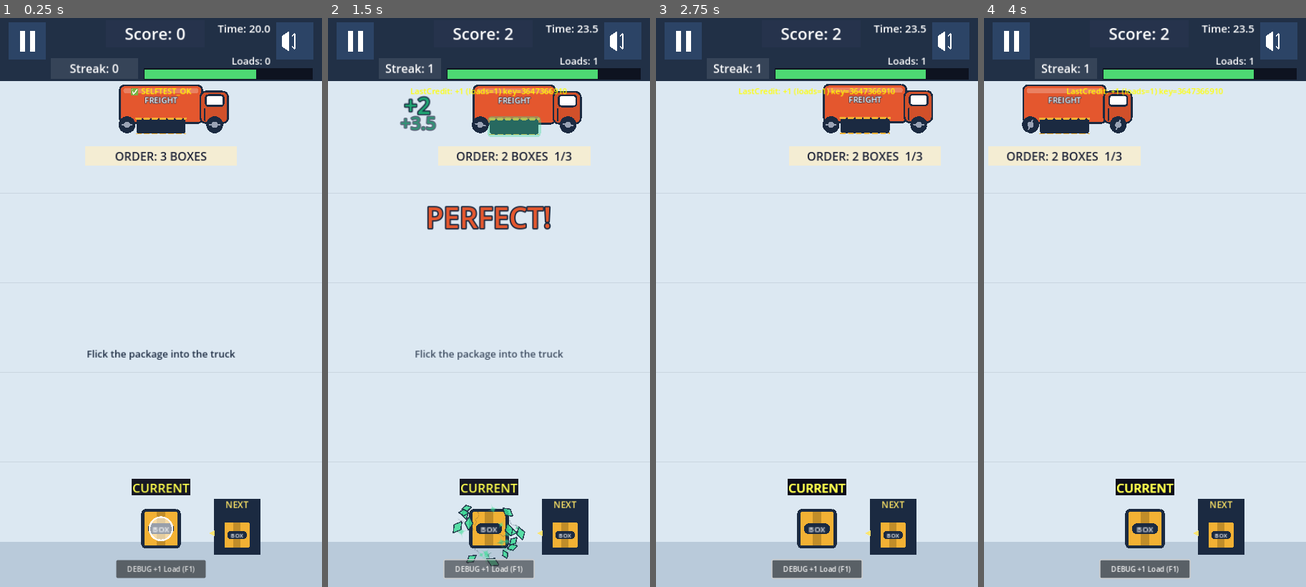
Above: before the commit, frames 1-4 (left to right).
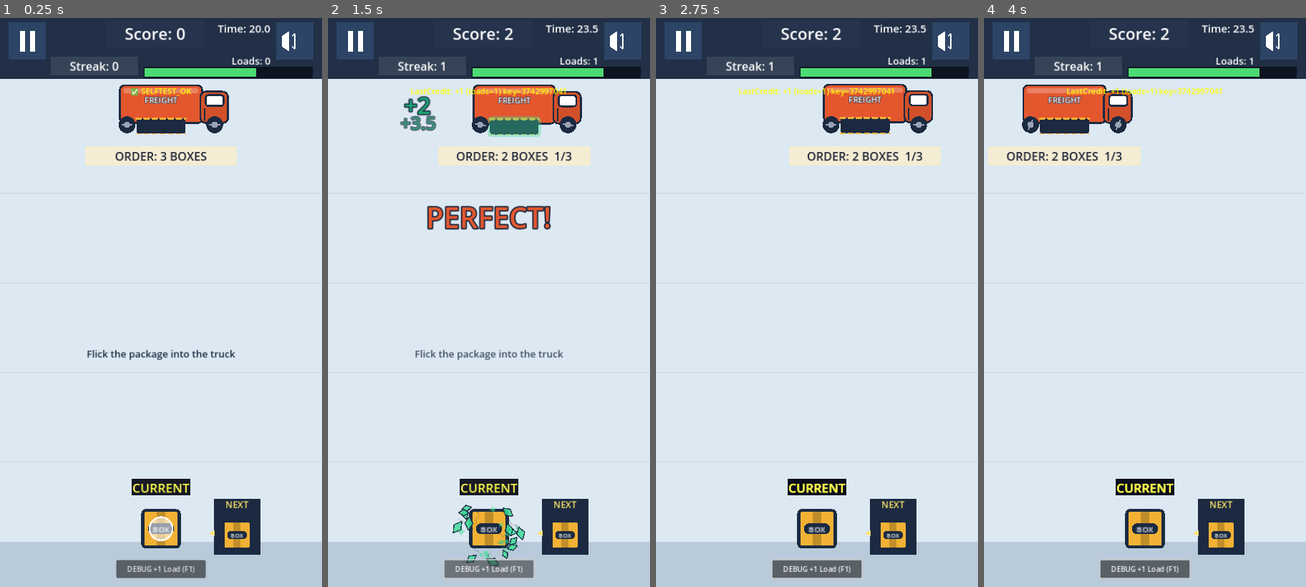
Above: after the commit, the same moments.

Repository: shaharFranses/flick-freight
Game: Godot game, scene res://scenes/main.tscn
Same seed, same stepped clock (60 frames per second), same inputs: the game is played once before the commit and once after it.
Inputs (mouse positions are in pixels of both pictures, inside the frame that each line leads up to):
- Up to frame 1 (0.25 s): no input
- Up to frame 2 (1.5 s): move the mouse to (559, 274) at 0.52 s; click (559, 274) at 0.67 s; tap Space (ui_select) at 0.77 s; click "DEBUG +1 Load (F1)" at 1.25 s
- Up to frame 3 (2.75 s): drag from (752, 330) to (891, 131) at 2.02 s
- Up to frame 4 (4 s): move the mouse to (1177, 171) at 2.77 s; click (1177, 171) at 2.92 s; drag from (1128, 416) to (1048, 217) at 3.52 s

The runs differ from the first frame. In frame 1, 0.9% of the frame differs, in the area x 0-100%, y 7-12%; in frame 2, 1.2%; in frame 3, 1.2%; in frame 4, 1.2%, in the area x 0-100%, y 7-14%.

Commit message:
r4n: pops re-checked vs LIVE truck/ticket rects every frame (y-only float); FF rim console log + RIM BOUNCE label 0.8s; ring 5px+3px navy edge, child of truck; x3 orange / x4 gold apart; HUD band 145 (roof ~15px); streak plate pinned

Diff:
--- a/scripts/game_manager.gd
+++ b/scripts/game_manager.gd
@@ -1031,6 +1031,8 @@
 	score_label.add_theme_constant_override("outline_size", 8)
 	score_label.z_index = 100
 	world.add_child(score_label)
+	if _ui and _ui.has_method("_track_pop_clear"):
+		_ui._track_pop_clear(score_label)  # r4n: re-checked against the live truck rect every frame
 	var tween = score_label.create_tween()
 	tween.set_parallel(true)
 	tween.tween_property(score_label, "position:y", 166.0, 0.5 * dm).set_trans(Tween.TRANS_QUAD).set_ease(Tween.EASE_OUT)
--- a/scripts/truck_bay.gd
+++ b/scripts/truck_bay.gd
@@ -217,6 +217,10 @@
 				if gm_ref and gm_ref.has_method("play_sfx"):
 					gm_ref.play_sfx("thunk")
 				print("  🔩 RIM BOUNCE side=%d" % side)
+				print("FF rim: bounce tx=%.1f bay=%.1f dx=%.1f type=%s" % [package_center.x, bay_global_x, abs(package_center.x - bay_global_x), ctype])
+				var _uim = get_node_or_null("/root/Main/UIManager")
+				if _uim and _uim.has_method("show_rim_label"):
+					_uim.show_rim_label(global_position)
 		if !vel_ok:
 			print("  ❌ REJECT: Velocity too low (%.1f px/s < 200 px/s)" % velocity.length())
 		scored_packages.erase(package_root)
--- a/scripts/ui_manager.gd
+++ b/scripts/ui_manager.gd
@@ -609,14 +609,15 @@
 	# Streak moves right of the Pause button when Pause grows past its row
 	var streak_plate = ui.get_node_or_null("StreakPlate")
 	if streak_plate:
-		streak_plate.position = Vector2(20.0 if 20.0 + btn <= 92.0 else 20.0 + btn + 10.0, 100.0)
+		streak_plate.position = Vector2(20.0 if 20.0 + btn <= 92.0 else 20.0 + btn + 10.0, 96.0)
+		streak_plate.size = Vector2(196.0, 42.0)  # pinned width/height
 	var backing = ui.get_node_or_null("HUDBacking")
 	if backing:
-		backing.size.y = max(150.0, 20.0 + btn + 8.0)
+		backing.size.y = max(145.0, 20.0 + btn + 8.0)  # truck roof (y 160) keeps ~15 px clearance
 	# r5: timer bar sits right of the Streak plate, below Loads, inside the HUD strip
 	if timer_bar_bg and streak_plate:
 		var bl = streak_plate.position.x + streak_plate.size.x + 12.0
-		timer_bar_bg.position = Vector2(bl, 122)
+		timer_bar_bg.position = Vector2(bl, 118)
 		# r4: stop the bar left of the Mute plate when the plate reaches down to the bar row
 		var bar_right = 700.0 if (20.0 + btn) < 118.0 else mute_left - 10.0
 		timer_bar_bg.size = Vector2(bar_right - bl, BAR_SIZE.y)
@@ -735,11 +736,12 @@
 		tw.tween_interval((0.15 + 0.25 * slot) * (3.0 if game_manager.qa_mode else 1.0))
 		tw.tween_property(l, "modulate:a", 1.0, 0.05)
 		tw.tween_property(l, "position:y", max(l.position.y - 10, 218.0), 0.15)
-	tw.tween_property(l, "position", target, dur).set_trans(Tween.TRANS_CUBIC).set_ease(Tween.EASE_IN)
+	tw.tween_property(l, "position:y", target.y, dur).set_trans(Tween.TRANS_CUBIC).set_ease(Tween.EASE_IN)
 	tw.tween_property(l, "modulate:a", 0.0, 0.15)
 	tw.tween_callback(func():
 		_time_pops_live -= 1
 		l.queue_free())
+	_track_pop_clear(l)
 
 var _time_pops_live := 0
 
@@ -752,6 +754,51 @@
 	if ticket_panel and is_instance_valid(ticket_panel):
 		r.append(Rect2(ticket_panel.global_position - Vector2(6, 6), ticket_panel.size + Vector2(12, 12)))
 	return r
+
+func show_rim_label(at: Vector2):
+	"""r4n: RIM BOUNCE label, holds ~0.8 s then fades."""
+	var l = Label.new()
+	l.text = "RIM BOUNCE"
+	l.add_theme_font_size_override("font_size", 32)
+	l.add_theme_color_override("font_color", Art.WHITE)
+	l.add_theme_color_override("font_outline_color", Art.NAVY)
+	l.add_theme_constant_override("outline_size", 10)
+	l.mouse_filter = Control.MOUSE_FILTER_IGNORE
+	l.z_index = 210
+	l.position = Vector2(clamp(at.x - 95.0, 8.0, 520.0), max(at.y + 90.0, 300.0))
+	$UI.add_child(l)
+	_track_pop_clear(l)
+	var tw = l.create_tween()
+	tw.tween_interval(0.8)
+	tw.tween_property(l, "modulate:a", 0.0, 0.2)
+	tw.tween_callback(l.queue_free)
+
+func _track_pop_clear(l: Control):
+	"""r4n: every frame while the pop lives, re-check it against the truck's LIVE rect + ticket and slide it out sideways."""
+	var cb = func():
+		if is_instance_valid(l):
+			pop_clear_x(l)
+	get_tree().process_frame.connect(cb)
+	l.tree_exiting.connect(func(): get_tree().process_frame.disconnect(cb))
+	pop_clear_x(l)
+
+func pop_clear_x(l: Control):
+	var sz = l.get_combined_minimum_size()
+	sz = Vector2(max(sz.x, l.size.x), max(sz.y, l.size.y))
+	for _i in 4:
+		var rr = Rect2(l.position, sz)
+		var moved = false
+		for b in pop_blockers():
+			if b.intersects(rr):
+				var to_left = b.position.x - sz.x - 4.0
+				var to_right = b.end.x + 4.0
+				var go_left = rr.get_center().x < b.get_center().x
+				if go_left and to_left < 4.0: go_left = false
+				if !go_left and to_right + sz.x > 716.0: go_left = true
+				l.position.x = to_left if go_left else to_right
+				moved = true
+		if !moved:
+			return
 
 func nudge_pop_clear(c: Control, bay_x: float):
 	"""Push a pop label sideways (away from the truck) until its rect clears every blocker,
@@ -917,7 +964,9 @@
 func _on_multiplier_changed(mult: int):
 	var st = game_manager.streak
 	streak_label.text = ("Streak %d  x%d" % [st, mult]) if mult > 1 else ("Streak: %d" % st)
-	streak_label.add_theme_color_override("font_color", [Color(1,1,1), Color(1,1,1), Color(0.5,1,0.6), Color(1,0.8,0.3), Color("#FFD23F")][clamp(mult, 1, 4)])
+	streak_label.add_theme_color_override("font_color", [Color(1,1,1), Color(1,1,1), Color(0.5,1,0.6), Color("#FF8A2A"), Color("#FFE04A")][clamp(mult, 1, 4)])
+	var _spl = $UI.get_node_or_null("StreakPlate")
+	if _spl: _spl.size.x = 196.0  # pinned
 	if mult > _last_mult:
 		_streak_tier_pop(mult)
 	_last_mult = mult
@@ -1010,14 +1059,14 @@
 	var world = get_node_or_null("/root/Main/World")
 	if bay == null or world == null:
 		return
-	var col = [Art.WHITE, Art.WHITE, Art.MINT, Art.AMBER, Color("#FFD23F")][clamp(mult, 1, 4)]
+	var col = [Art.WHITE, Art.WHITE, Art.MINT, Color("#FF8A2A"), Color("#FFE04A")][clamp(mult, 1, 4)]
 	# r4: crisp 5 px solid ring (Line2D) with a navy edge; x4 = gold
-	var rcol = {2: Color("#1FA673"), 3: Art.AMBER, 4: Color("#FFD23F")}.get(clamp(mult, 2, 4), Art.WHITE)
+	var rcol = {2: Color("#1FA673"), 3: Color("#FF8A2A"), 4: Color("#FFE04A")}.get(clamp(mult, 2, 4), Art.WHITE)
 	var ring = Node2D.new()
-	ring.position = bay.global_position + Vector2(29, 0)
+	ring.position = Vector2(29, 0)  # child of the truck: stays centred while it moves
 	ring.z_index = 60
 	var edge = Line2D.new()
-	edge.width = 9.0
+	edge.width = 11.0  # 3 px navy each side of the 5 px stroke
 	edge.default_color = Art.NAVY
 	var core = Line2D.new()
 	core.width = 5.0
@@ -1026,7 +1075,7 @@
 		ln.closed = true
 		ln.antialiased = true
 		ring.add_child(ln)
-	world.add_child(ring)
+	bay.add_child(ring)
 	var rdm = 3.0 if game_manager.qa_mode else 1.0
 	var set_r = func(r: float):
 		if !is_instance_valid(edge): return
